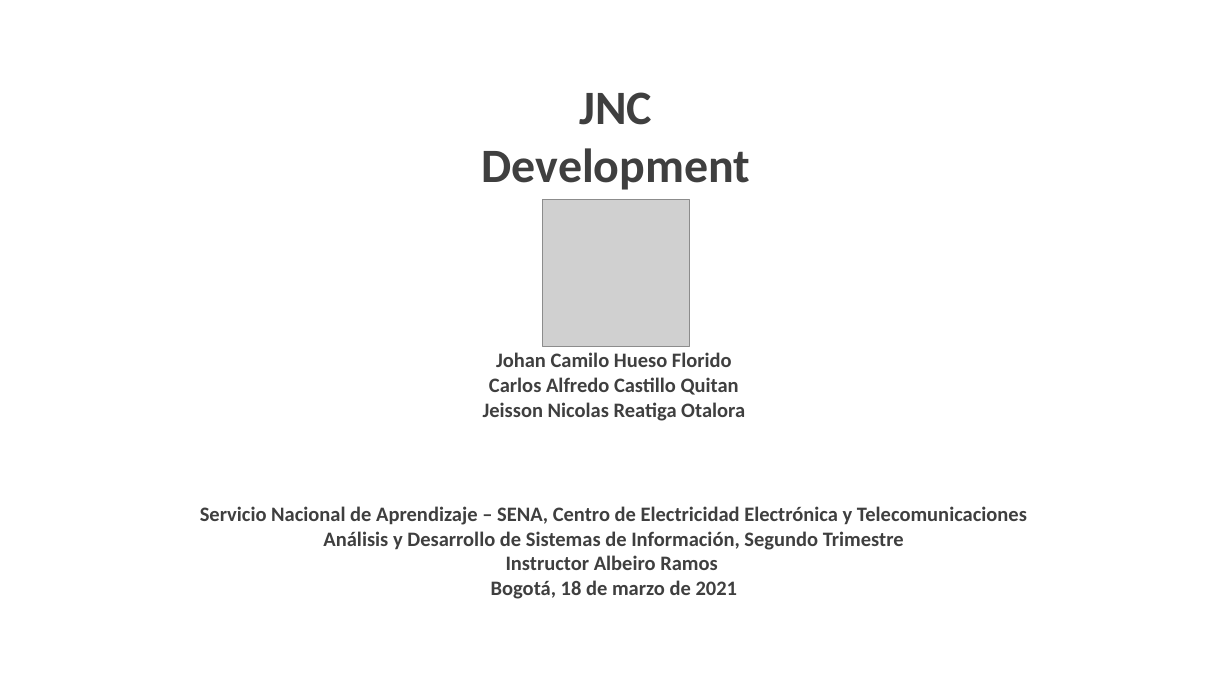
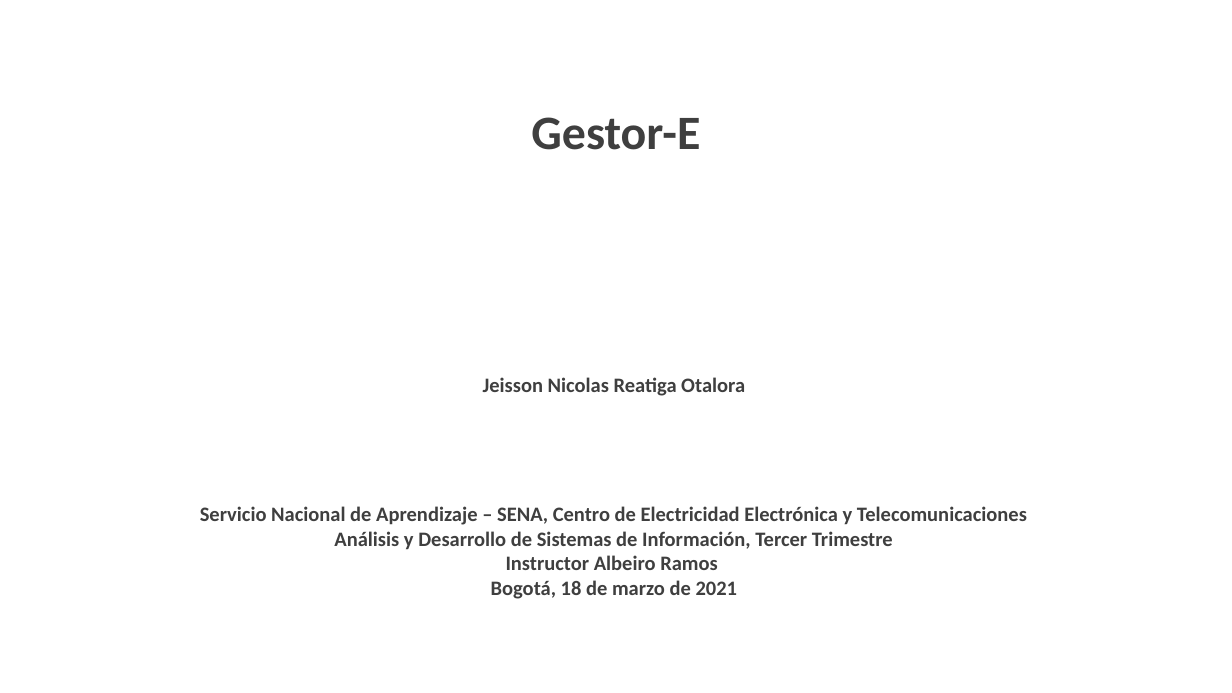
Before and after one commit to NicolasReatiga/Gestor-e, a slide deck: slide 1 of proy_formativo/documentacion/1er_Trim/1 - Plantilla de Presentación de la Sustentacion.pptx. Drawn at 1232x693 pixels with LibreOffice and Linux fonts; fonts in the diff are those of the drawing; grey boxes stand for pictures; background and template pictures are left out. Boxes give left, top, right and bottom in pixels: in the first picture for what was removed or moved away, otherwise in the second. Text is boxed around its words. In the diff, an @@ line names an element or a change of style, - is before the commit and + after.

Commit message:
Se cargan los archivos del 3 trimestre y se ordenan los entregables

```diff
--- a/proy_formativo/documentacion/1er_Trim/1 - Plantilla de Presentación de la Sustentacion.pptx
+++ b/proy_formativo/documentacion/1er_Trim/1 - Plantilla de Presentación de la Sustentacion.pptx
@@ text at (531,117,700,150): text changed @@
-JNC Development
+Gestor-E
@@ picture removed at (542,200,689,346) @@
@@ text at (489,352,739,395): paragraphs removed @@
-Johan Camilo Hueso Florido
-Carlos Alfredo Castillo Quitan
@@ text "Jeisson Nicolas Reatiga Otalora": place and size @@
-text "Jeisson Nicolas Reatiga Otalora" at (483,352,745,421)
+text "Jeisson Nicolas Reatiga Otalora" at (483,377,745,396)
@@ text at (334,531,893,550): text changed @@
-Análisis y Desarrollo de Sistemas de Información, Segundo Trimestre
+Análisis y Desarrollo de Sistemas de Información, Tercer Trimestre
```
Also in this commit, not shown: 3 other slides changed, 55 other files.
